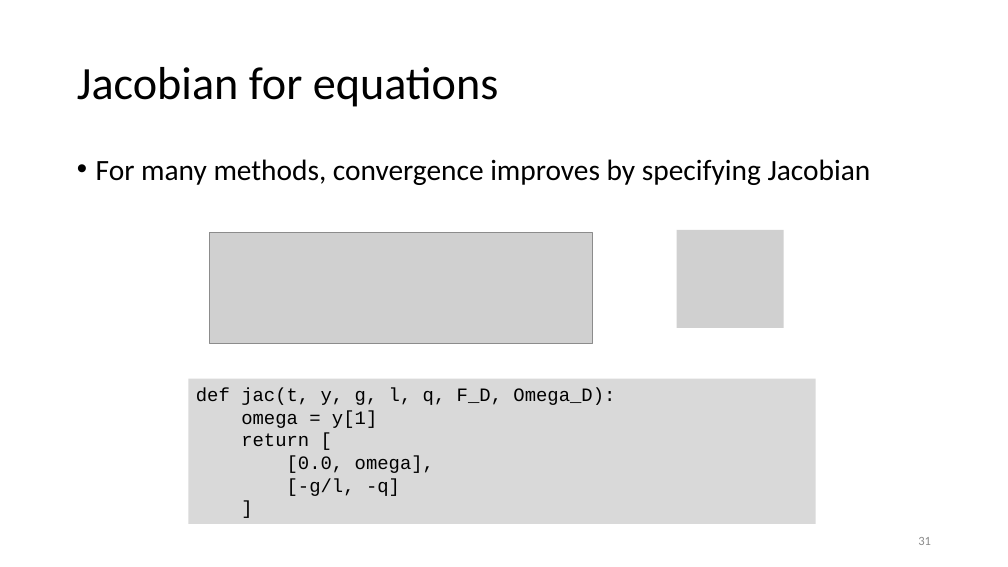
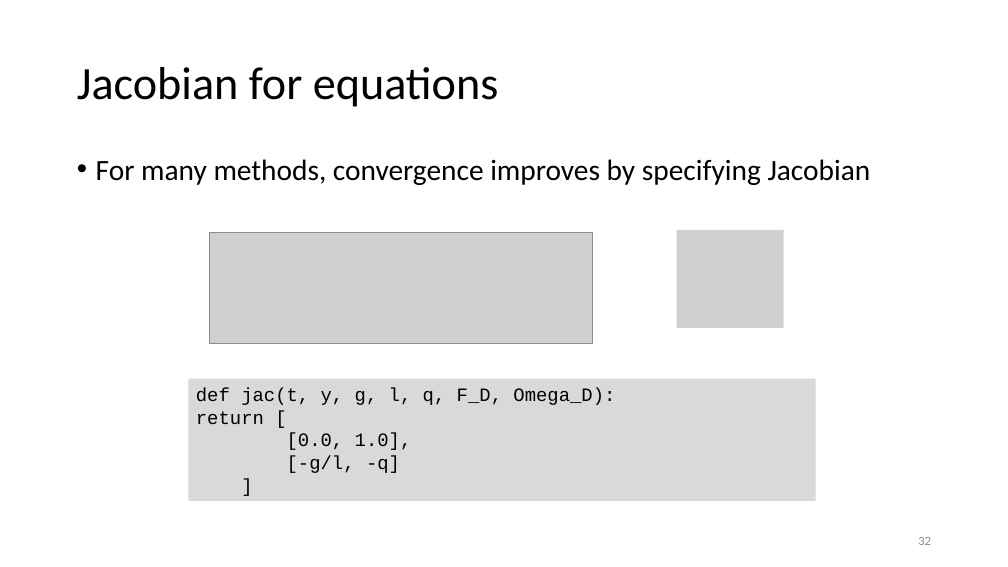
Before and after one commit to gjbex/Scientific-Python, a slide deck: slide 32 of scientific_python.pptx (slide 31 before the commit). Drawn at 1008x567 pixels with LibreOffice and Linux fonts; fonts in the diff are those of the drawing; grey boxes stand for pictures. Boxes give left, top, right and bottom in pixels: in the first picture for what was removed or moved away, otherwise in the second. Text is boxed around its words. In the diff, an @@ line names an element or a change of style, - is before the commit and + after.

Commit message:
Fix slides
* Add LinkedIn slide
* Fix error in Jacobian
* Fix font size for optimization slide

```diff
--- a/scientific_python.pptx
+++ b/scientific_python.pptx
@@ rectangle "def jac(t, y, g, l, ...": place and size @@
-rectangle "def jac(t, y, g, l, ..." at [188, 379, 815, 524]
+rectangle "def jac(t, y, g, l, ..." at [188, 379, 815, 501]
@@ text in rectangle at [241, 410, 377, 428]: paragraph removed @@
-omega = y[1]
@@ text in rectangle at [287, 433, 412, 450]: text changed @@
-[0.0, omega],
+[0.0, 1.0],
```
Also in this commit, not shown: 1 other slide changed, 1 slide added.
